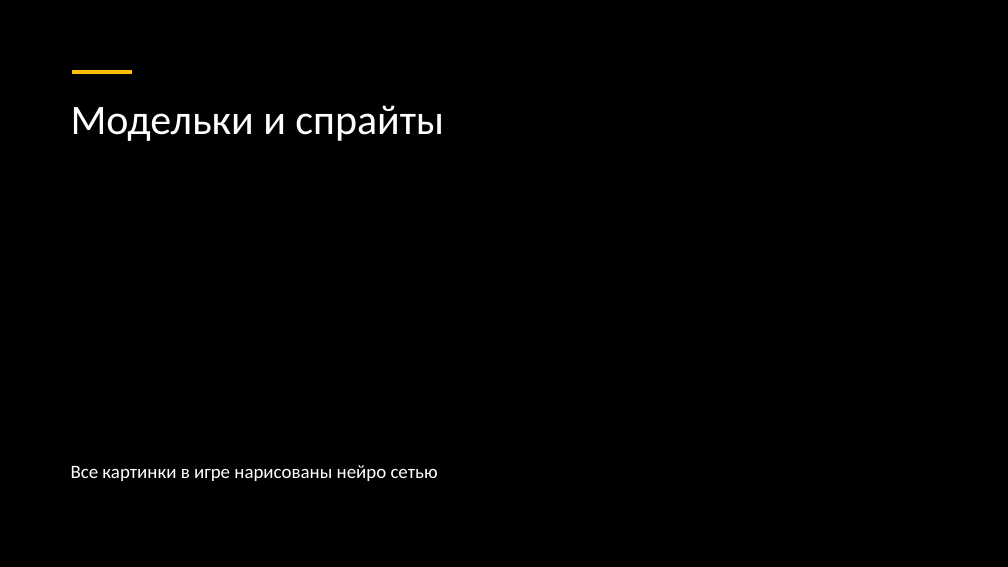
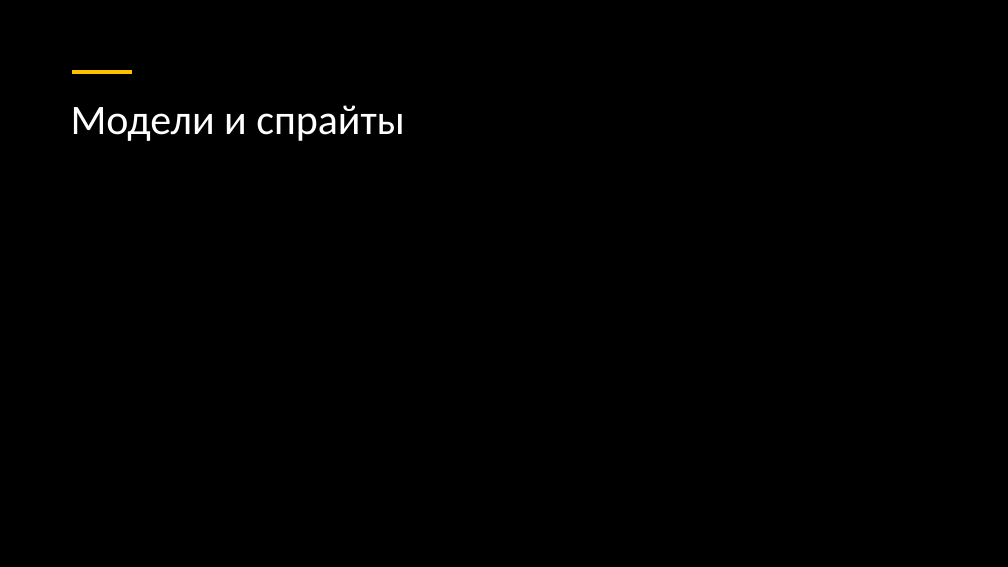
Before and after one commit to Tr1Ton4ik/Dungeon-Destroyer, a slide deck: slide 7 of presentation.pptx (slide 6 before the commit). Drawn at 1008x567 pixels with LibreOffice and Linux fonts; fonts in the diff are those of the drawing; background and template pictures are left out; a plain dark background stands for a picture behind light text. Boxes give left, top, right and bottom in pixels: in the first picture for what was removed or moved away, otherwise in the second. Text is boxed around its words. In the diff, an @@ line names an element or a change of style, - is before the commit and + after.

```diff
--- a/presentation.pptx
+++ b/presentation.pptx
@@ title at [71,105,405,141]: text changed @@
-Модельки и спрайты
+Модели и спрайты
@@ text removed at [71,465,438,481] @@
-Все картинки в игре нарисованы нейро сетью
```
Also in this commit, not shown: 3 other slides changed, 3 slides added, 2 slides removed.
